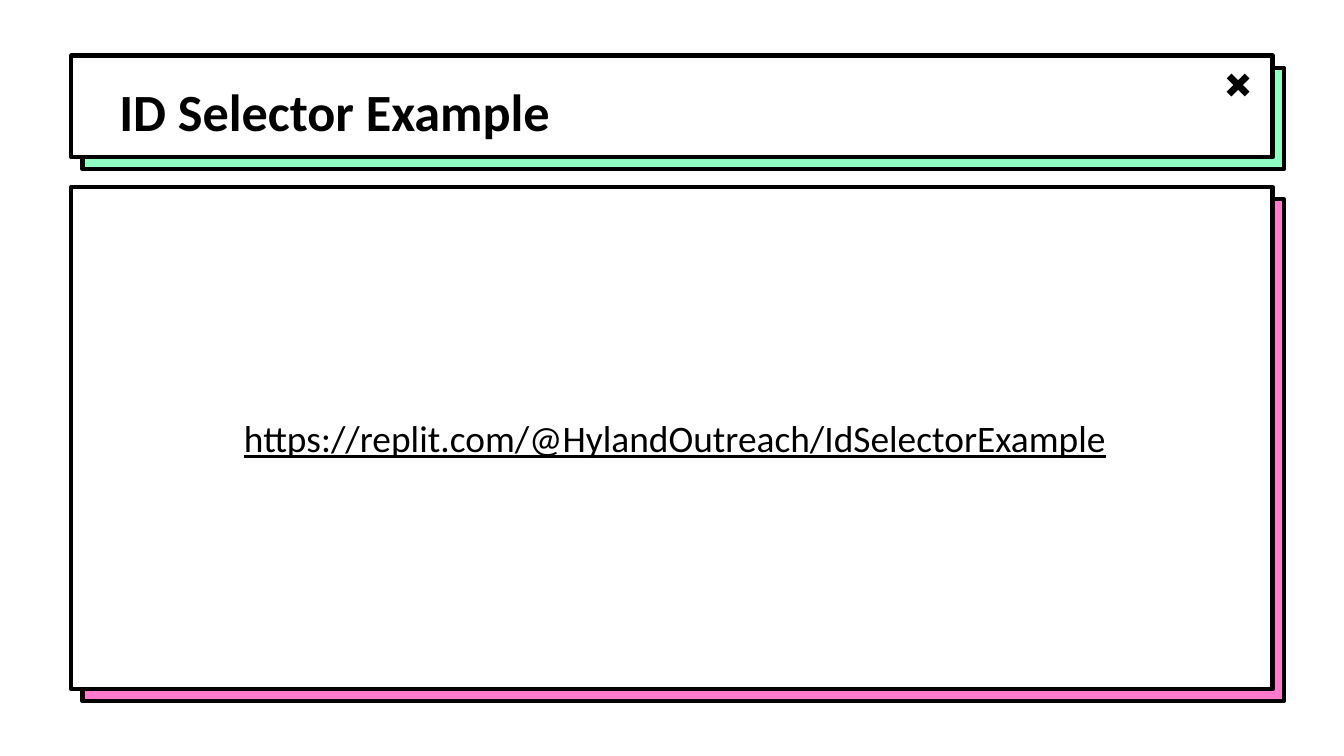
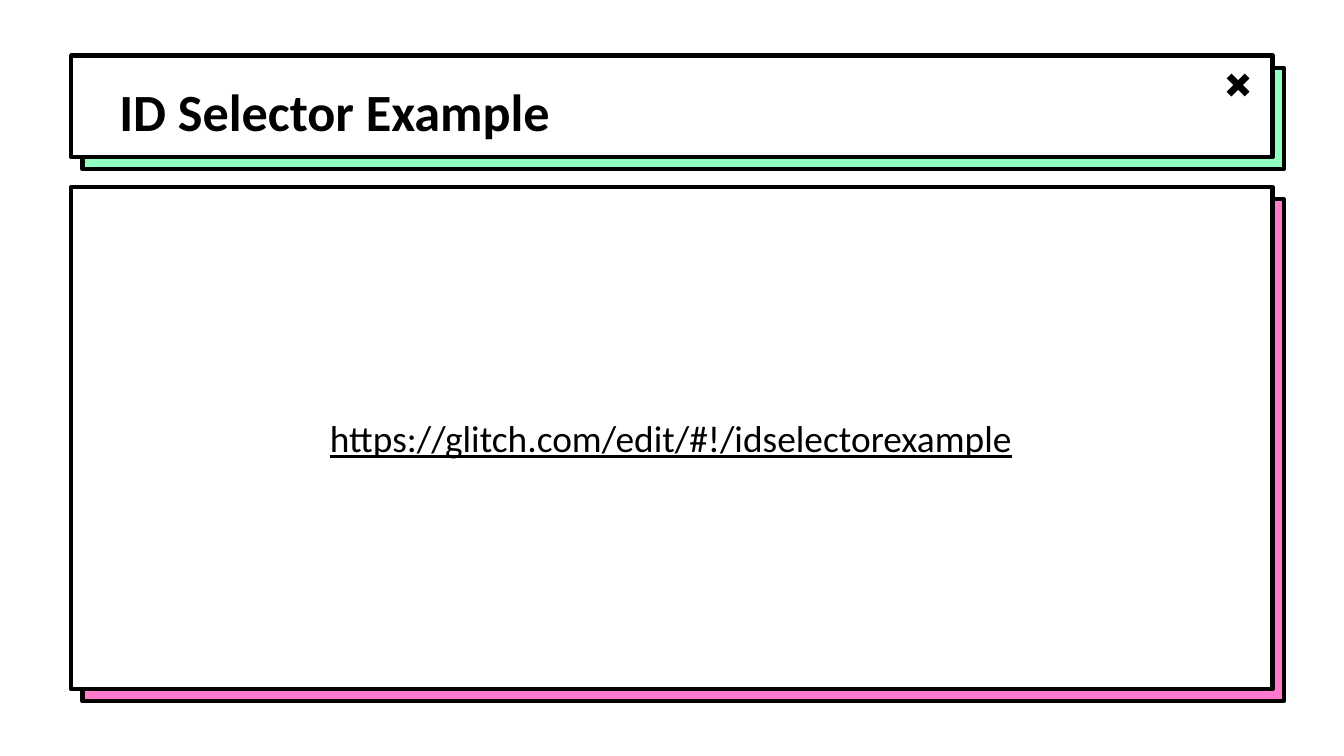
Before and after one commit to hytechclub/web-101, a slide deck: slide 9 of Week07/MoreSelectors.pptx. Drawn at 1344x756 pixels with LibreOffice and Linux fonts; fonts in the diff are those of the drawing; background and template pictures are left out. Boxes give left, top, right and bottom in pixels: in the first picture for what was removed or moved away, otherwise in the second. Text is boxed around its words. In the diff, an @@ line names an element or a change of style, - is before the commit and + after.

Commit message:
changed replit links to glitch

```diff
--- a/Week07/MoreSelectors.pptx
+++ b/Week07/MoreSelectors.pptx
@@ text at box(330, 426, 1012, 459): text changed @@
-https://replit.com/@HylandOutreach/IdSelectorExample
+https://glitch.com/edit/#!/idselectorexample
```
Also in this commit, not shown: 2 other slides changed, 16 other files.
